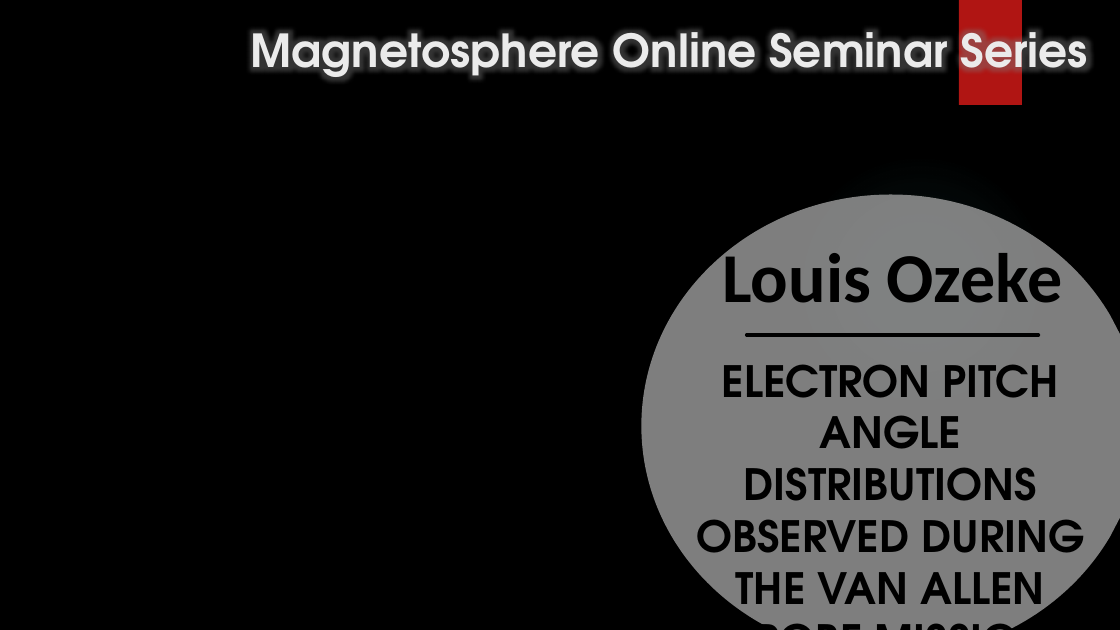
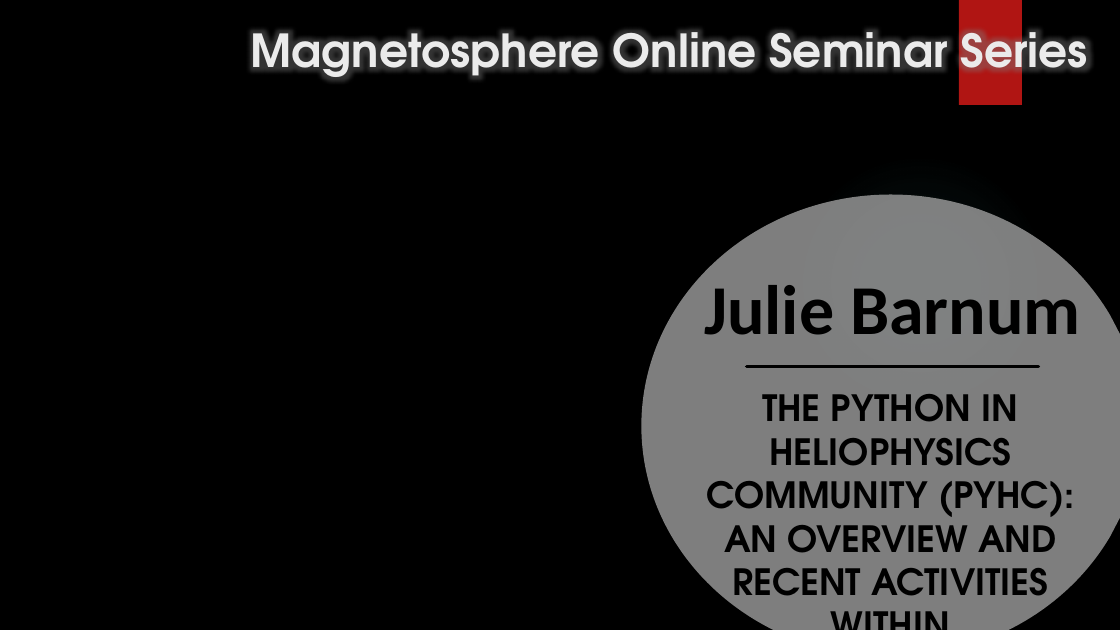
Before and after one commit to MSOLSS/MagSeminars, a slide deck: slide 1 of MSOSS_title.pptx. Drawn at 1120x630 pixels with LibreOffice and Linux fonts; fonts in the diff are those of the drawing; background and template pictures are left out. Boxes give left, top, right and bottom in pixels: in the first picture for what was removed or moved away, otherwise in the second. Text is boxed around its words. In the diff, an @@ line names an element or a change of style, - is before the commit and + after.

```diff
--- a/MSOSS_title.pptx
+++ b/MSOSS_title.pptx
@@ title at (x1=704, y1=285, x2=1081, y2=335): text changed @@
-Louis Ozeke
+Julie Barnum
@@ line moved from (747, 335) - (1038, 335) to (747, 367) - (1038, 367) @@
@@ subtitle at (x1=706, y1=394, x2=1074, y2=610): text changed; size 37 to 31 pt @@
-ELECTRON PITCH ANGLE DISTRIBUTIONS OBSERVED DURING THE VAN ALLEN PROBE MISSION
+THE PYTHON IN HELIOPHYSICS COMMUNITY (PYHC): AN OVERVIEW AND RECENT ACTIVITIES WITHIN
```
Also in this commit, not shown: 1 other file.
